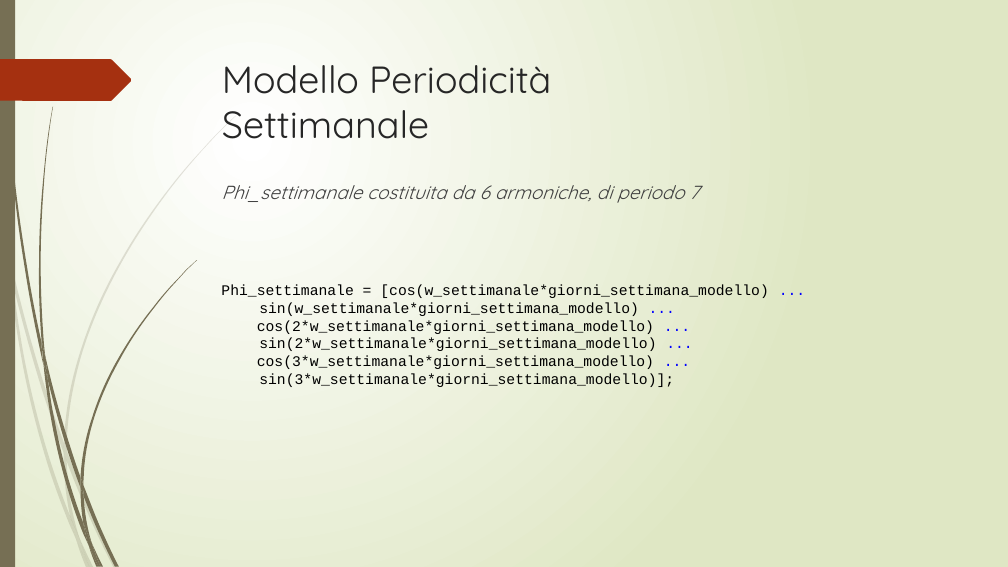
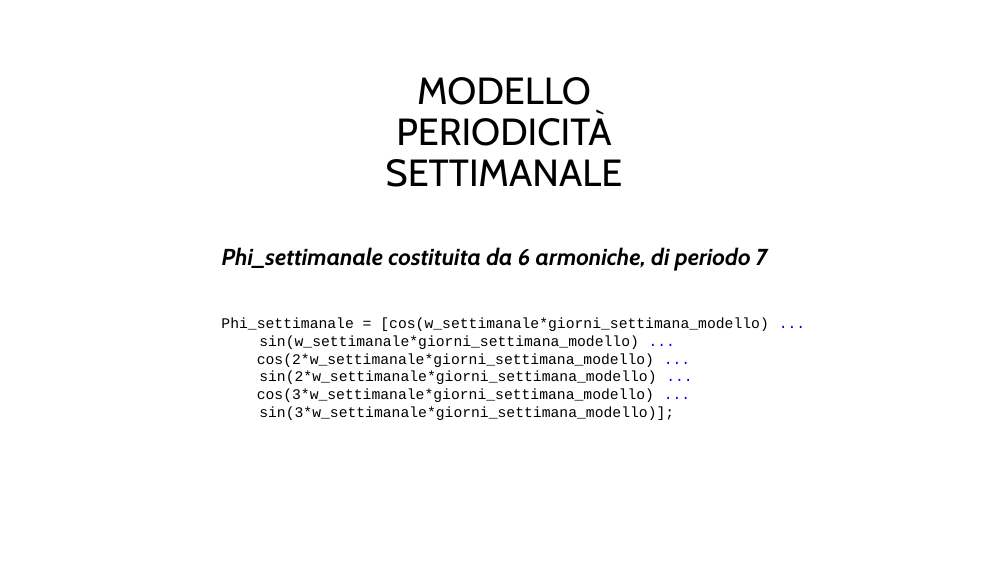
Before and after one commit to r1cky0/Italian-energy-consumption-prediction, a slide deck: slide 5 of presentazione_imad.pptx. Drawn at 1008x567 pixels with LibreOffice and Linux fonts; fonts in the diff are those of the drawing; background and template pictures are left out. Boxes give left, top, right and bottom in pixels: in the first picture for what was removed or moved away, otherwise in the second. Text is boxed around its words. In the diff, an @@ line names an element or a change of style, - is before the commit and + after.

```diff
--- a/presentazione_imad.pptx
+++ b/presentazione_imad.pptx
@@ background gradient #FFFFFF to #DFE8C4 to #FFFFFF @@
@@ rectangle removed at <box>0,0,15,567</box> @@
@@ freeform shape removed at <box>0,59,132,101</box> @@
@@ title "MODELLO PERIODICITÀ SETTIMANALE" at <box>386,77,622,187</box>: vertical alignment top to middle @@
@@ title at <box>386,77,622,187</box>: text changed; font Quicksand to Cabin; text colour #262626 to #000000 @@
-Modello Periodicità Settimanale
+MODELLO PERIODICITÀ SETTIMANALE
@@ text "Phi_settimanale costituita da 6 armoniche, ...": place and size @@
-text "Phi_settimanale costituita da 6 armoniche, ..." at <box>222,185,699,203</box>
+text "Phi_settimanale costituita da 6 armoniche, ..." at <box>222,247,768,271</box>
@@ text "Phi_settimanale costituita da 6 armoniche, ..." at <box>222,247,768,271</box>: size 18 to 22 pt, font Quicksand to Cabin, text colour #404040 to #000000, bold on; line spacing 1 to 0.9 @@
@@ text "Phi_settimanale = [cos(w_settimanale*giorni_settimana_modell ...": place and size @@
-text "Phi_settimanale = [cos(w_settimanale*giorni_settimana_modell ..." at <box>221,285,768,387</box>
+text "Phi_settimanale = [cos(w_settimanale*giorni_settimana_modell ..." at <box>221,318,768,420</box>
@@ group removed at <box>0,116,236,567</box>: 10 freeform shapes @@
@@ group removed at <box>2,0,197,567</box>: 12 freeform shapes @@
```
Also in this commit, not shown: 18 other slides changed.
